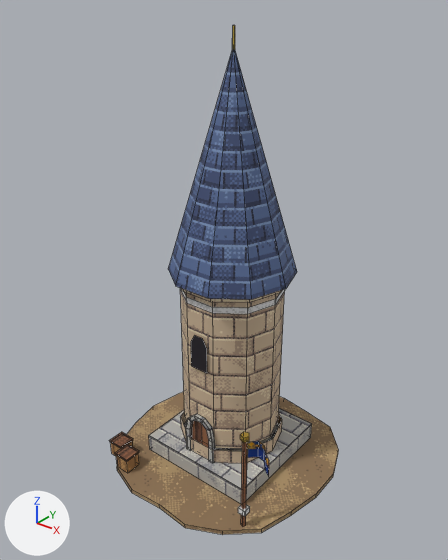
Before and after pictures for a commit that changed the Blender file art_source/blender/franks/watch_tower.blend.
One viewpoint serves both versions: a 50 mm lens placed at (5.22, -6.63, 7.36), pointed at (-0.02, -0.07, 3.3). Every picture has the same lights, and +X, +Y and +Z are marked at lower left. The first picture is the older version. Mesh edges are drawn as thin lines.

Names of what the first picture shows: 'franks_watch_tower'.
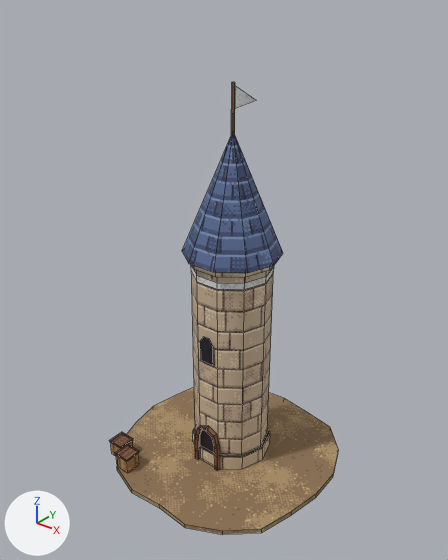
Pixel boxes (x1, y1, x2, y2) of what changed, in the pictures (448 x 560 px; the box of a moved part takes in the faces that stretch with it):
'franks_watch_tower', reshaped (11% shorter): before (109, 25, 338, 535); after (109, 82, 338, 535)
part 1 of me_franks_watch_tower, moved or reshaped: before (181, 413, 282, 463); after (193, 428, 270, 469)
part 2 of me_franks_watch_tower, moved or reshaped: before (180, 290, 285, 448); after (191, 266, 274, 456)
part 3 of me_franks_watch_tower, moved or reshaped: before (181, 288, 282, 303); after (191, 265, 273, 277)
part 4 of me_franks_watch_tower, moved or reshaped: before (180, 288, 285, 314); after (191, 266, 274, 290)
part 5 of me_franks_watch_tower, moved or reshaped: before (191, 335, 207, 373); after (200, 337, 213, 366)
part 6 of me_franks_watch_tower, moved or reshaped (not visible afterwards): before (232, 26, 235, 50)
part 7 of me_franks_watch_tower, moved or reshaped: before (210, 428, 215, 443); after (214, 434, 220, 449)
part 8 of me_franks_watch_tower, moved or reshaped (not visible before): after (217, 448, 220, 471)
part 9 of me_franks_watch_tower, added: after (231, 82, 235, 136)
part 10 of me_franks_watch_tower, rebuilt (22% narrower, 45% shorter): before (235, 51, 297, 288); after (235, 136, 283, 265)
part 11 of me_franks_watch_tower, rebuilt (23% narrower, 46% shorter): before (168, 49, 233, 285); after (182, 135, 232, 263)
part 12 of me_franks_watch_tower, rebuilt (22% narrower, 45% shorter): before (176, 50, 233, 298); after (189, 135, 233, 272)
part 13 of me_franks_watch_tower, rebuilt (22% narrower, 45% shorter): before (208, 49, 252, 299); after (214, 135, 248, 273)
part 14 of me_franks_watch_tower, deleted: before (149, 50, 312, 526)
part 15 of me_franks_watch_tower, added: after (195, 425, 217, 470)
part 16 of me_franks_watch_tower, added (blue): after (234, 86, 274, 273)

What the commit changed:
me_franks_watch_tower is used by ob_franks_watch_tower; location (0.0, 0.0, 0.0).
me_franks_watch_tower had 455 vertices, 149 faces and spanned x -1.8..1.77, y -1.74..1.75, z 0.0..6.83.
me_franks_watch_tower now has 371 vertices, 123 faces and spans x -1.8..1.77, y -1.74..1.75, z 0.0..6.13.
me_franks_watch_tower part 1: the loose piece of 20 vertices spanning x -0.86..0.86, y -0.72..0.92, z 0.38..0.63 is scaled about its middle by (0.775, 0.775, 1), then moved by (0.0, 0.0, -0.3).
me_franks_watch_tower part 2: the loose piece of 20 vertices spanning x -0.8..0.8, y -0.66..0.86, z 0.63..3.38 is scaled about its middle by (0.775, 0.775, 1.22).
me_franks_watch_tower part 3: the loose piece of 20 vertices spanning x -0.88..0.88, y -0.74..0.94, z 3.3..3.4 is scaled about its middle by (0.775, 0.775, 1), then moved by (0.0, 0.0, 0.3).
me_franks_watch_tower part 4: the loose piece of 20 vertices spanning x -0.81..0.81, y -0.67..0.87, z 3.08..3.18 is scaled about its middle by (0.775, 0.775, 1), then moved by (0.0, 0.0, 0.3).
me_franks_watch_tower part 5: the loose piece of 6 vertices spanning x -0.16..0.16, y -0.7, z 2.03..2.61 is scaled about its middle by (0.775, 1, 0.775), then moved by (0.0, 0.18, -0.04).
me_franks_watch_tower part 6: the loose piece of 8 vertices spanning x -0.02..0.02, y 0.08..0.12, z 6.53..6.83 is moved by (0.0, 0.0, -1.1).
me_franks_watch_tower part 7: the loose piece of 4 vertices spanning x 0.23..0.28, y -0.74..-0.68, z 0.8..1.03 is moved by (-0.05, 0.17, -0.27), in mat_pe_wooddark (picture img_pe_wooddark).
me_franks_watch_tower part 8: the loose piece of 4 vertices spanning x 0.2, y -0.74..-0.69, z 0.38..0.82 is moved by (0.04, 0.18, -0.3), in mat_pe_wooddark (picture img_pe_wooddark).
me_franks_watch_tower part 9: the loose piece of 8 vertices spanning x -0.02..0.02, y 0.08..0.12, z 6.53..6.83 is copied, and the copy is scaled about its middle by (1.36, 1.36, 2.33), then moved by (0.0, 0.0, -0.9), in mat_pe_wooddark (picture img_pe_wooddark); it spans x -0.03..0.03, y 0.07..0.13, z 5.43..6.13.
me_franks_watch_tower part 10: the loose piece of 3 vertices spanning x 0.0..0.98, y 0.1..0.67, z 3.4..6.6 is rebuilt with 3 vertices and now spans x 0.0..0.76, y 0.1..0.54, z 3.7..5.5.
me_franks_watch_tower part 11: the loose piece of 3 vertices spanning x -0.79..0.0, y -0.83..0.1, z 3.4..6.6 is rebuilt with 3 vertices and now spans x -0.61..0.0, y -0.62..0.1, z 3.7..5.5.
me_franks_watch_tower part 12: the loose piece of 3 vertices spanning x -0.3..0.3, y -0.83..0.1, z 3.4..6.6 is rebuilt with 3 vertices and now spans x -0.23..0.23, y -0.62..0.1, z 3.7..5.5.
me_franks_watch_tower part 13: the loose piece of 3 vertices spanning x 0.0..0.79, y -0.83..0.1, z 3.4..6.6 is rebuilt with 3 vertices and now spans x 0.0..0.61, y -0.62..0.1, z 3.7..5.5.
me_franks_watch_tower part 14: 32 loose pieces with 156 vertices, spanning x -1.0..1.74, y -1.32..1.1, z 0.08..6.6, are deleted.
me_franks_watch_tower part 15: 55 vertices added at x -0.24..0.24, y -0.57..-0.5, z 0.08..0.84.
me_franks_watch_tower part 16: 9 vertices added at x 0.0..0.76, y -0.34..0.1, z 3.7..6.1.
Other edits to the shape of me_franks_watch_tower do not show in these pictures.
me_franks_watch_tower no longer uses material mat_pe_stonegrey (picture img_pe_stonegrey).
me_franks_watch_tower no longer uses material mat_pe_banner_franks (picture img_banner_franks_png).
